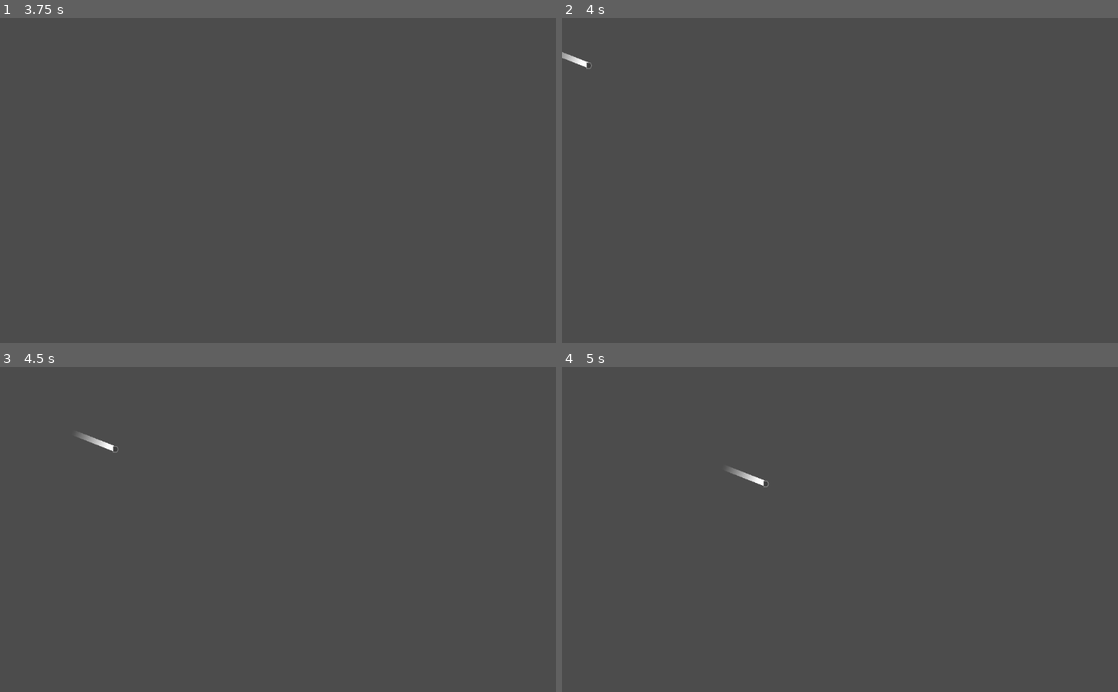
Above: before the commit, frames 1-4 (two rows, left to right).
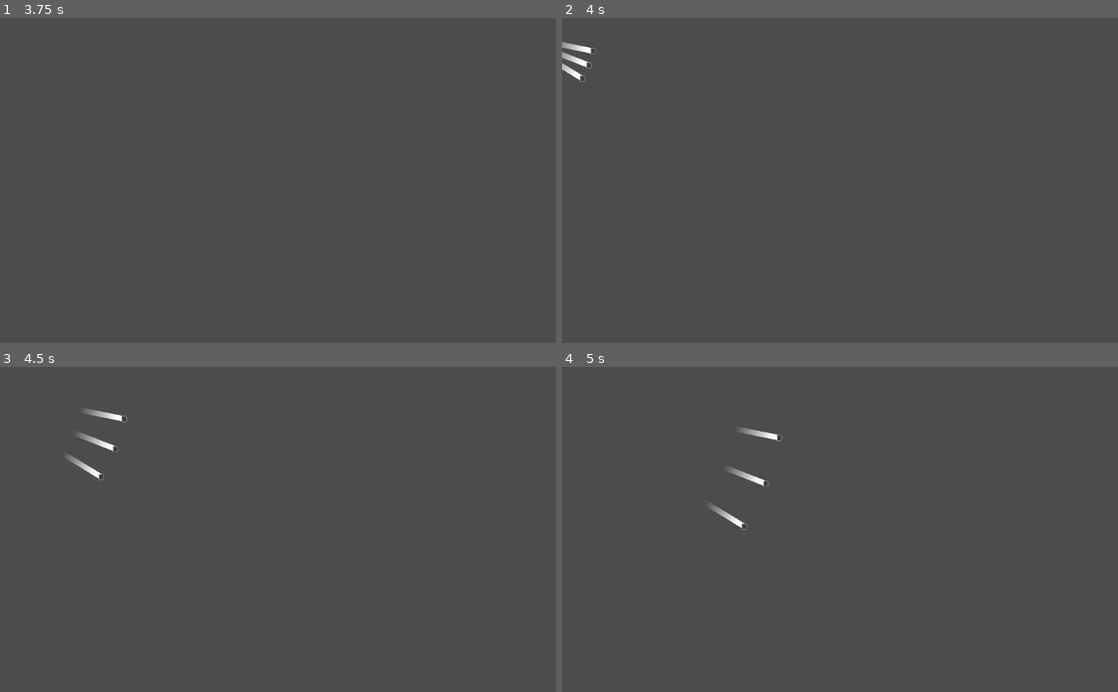
Above: after the commit, the same moments.

Repository: Salipoke/JOC_MLG
Game: Godot game, scene res://Pantalla.tscn
Two runs of this game, one before a commit and one after it. Both use one fixed random seed, a clock stepped at 60 frames per second and the inputs below.
Inputs (mouse positions are in pixels of both pictures, inside the frame that each line leads up to):
- Up to frame 1 (3.75 s): tap Enter at 0.5, 2, 3.5 s; move the mouse to (400, 164) at 0.52 s; hold S (Baixa) 0.53-1.28 s; tap Space at 1.25, 2.75 s; move the mouse to (166, 196) at 1.27 s; tap D (Dreta) at 1.35 s; move the mouse to (333, 109) at 2.02 s; hold A (Esquerra) 2.03-2.78 s; move the mouse to (250, 245) at 2.77 s; tap W (Puja) at 2.85 s; move the mouse to (444, 229) at 3.52 s; press the mouse at (444, 229) at 3.53 s
- Up to frame 2 (4 s): no input
- Up to frame 3 (4.5 s): move the mouse to (111, 480) at 4.27 s; release the mouse at (111, 480) at 4.28 s; tap S (Baixa) at 4.35 s
- Up to frame 4 (5 s): no input

Frame 1 is identical in both runs. In frame 2, 0.2% of the frame differs, in the area x 0-7%, y 7-20%; in frame 3, 0.3%, in the area x 11-23%, y 12-35%; in frame 4, 0.3%.

Commit message:
Intent de bales que rebotan
https://www.youtube.com/watch?v=PWH47qc6UY0
https://www.youtube.com/watch?v=0Whw62VBAno

Diff:
--- /dev/null
+++ b/Bouncybullet.gd
@@ -0,0 +1,8 @@
+extends RigidBody2D
+
+export var max_bounce = 1
+
+func rebote():
+	if max_bounce <= 0:
+		queue_free()
+	max_bounce -= 1
--- /dev/null
+++ b/Bouncybullet.tscn
@@ -0,0 +1,37 @@
+[gd_scene load_steps=6 format=2]
+
+[ext_resource path="res://Trail.tscn" type="PackedScene" id=1]
+[ext_resource path="res://Images/Tank/Bullet.png" type="Texture" id=2]
+[ext_resource path="res://Bouncybullet.gd" type="Script" id=3]
+
+[sub_resource type="PhysicsMaterial" id=1]
+friction = 0.0
+bounce = 1.0
+
+[sub_resource type="RectangleShape2D" id=2]
+extents = Vector2( 5, 6 )
+
+[node name="RigidBody2D" type="RigidBody2D"]
+mode = 3
+mass = 0.00102041
+physics_material_override = SubResource( 1 )
+gravity_scale = 0.0
+script = ExtResource( 3 )
+
+[node name="Bala" type="Sprite" parent="."]
+rotation = 1.5708
+scale = Vector2( 0.5, 0.5 )
+texture = ExtResource( 2 )
+
+[node name="VisibilityNotifier2D" type="VisibilityNotifier2D" parent="."]
+position = Vector2( -0.245328, 0.268691 )
+rotation = 1.5708
+scale = Vector2( 0.0859815, 0.0785045 )
+
+[node name="CollisionShape2D" type="CollisionShape2D" parent="."]
+position = Vector2( -0.2, 0 )
+scale = Vector2( 1, 0.95 )
+shape = SubResource( 2 )
+
+[node name="Trail" parent="." instance=ExtResource( 1 )]
+targetPath = NodePath("..")
--- a/Movimiento.gd
+++ b/Movimiento.gd
@@ -12,7 +12,6 @@
 
 var velocity = Vector2()
 var rotation_dir = 0
-
 
 func Movement(delta):
 	rotation_dir = 0
--- a/Personatge.tscn
+++ b/Personatge.tscn
@@ -10,6 +10,7 @@
 [node name="Movimiento" type="KinematicBody2D"]
 position = Vector2( 30, 30 )
 script = ExtResource( 2 )
+mode = 1
 
 [node name="CollisionShape2D" type="CollisionShape2D" parent="."]
 shape = SubResource( 2 )
@@ -37,7 +38,7 @@
 [node name="Multiple" type="Sprite" parent="Apuntado"]
 position = Vector2( 40, 0 )
 
-[node name="Bigbullet" type="Sprite" parent="Apuntado"]
+[node name="Ricochet" type="Sprite" parent="Apuntado"]
 
 [node name="FireDelayTimer" type="Timer" parent="."]
 one_shot = true
